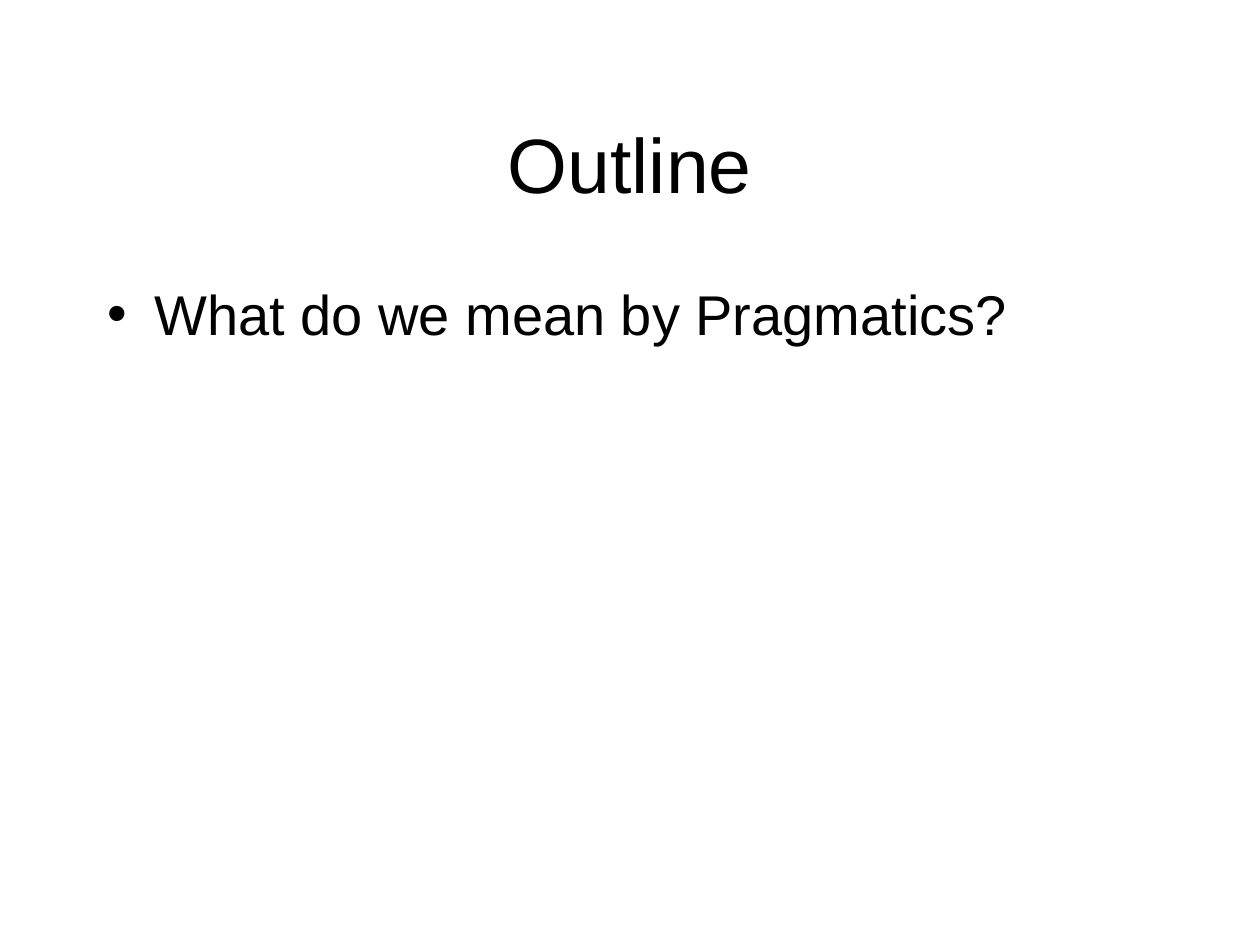
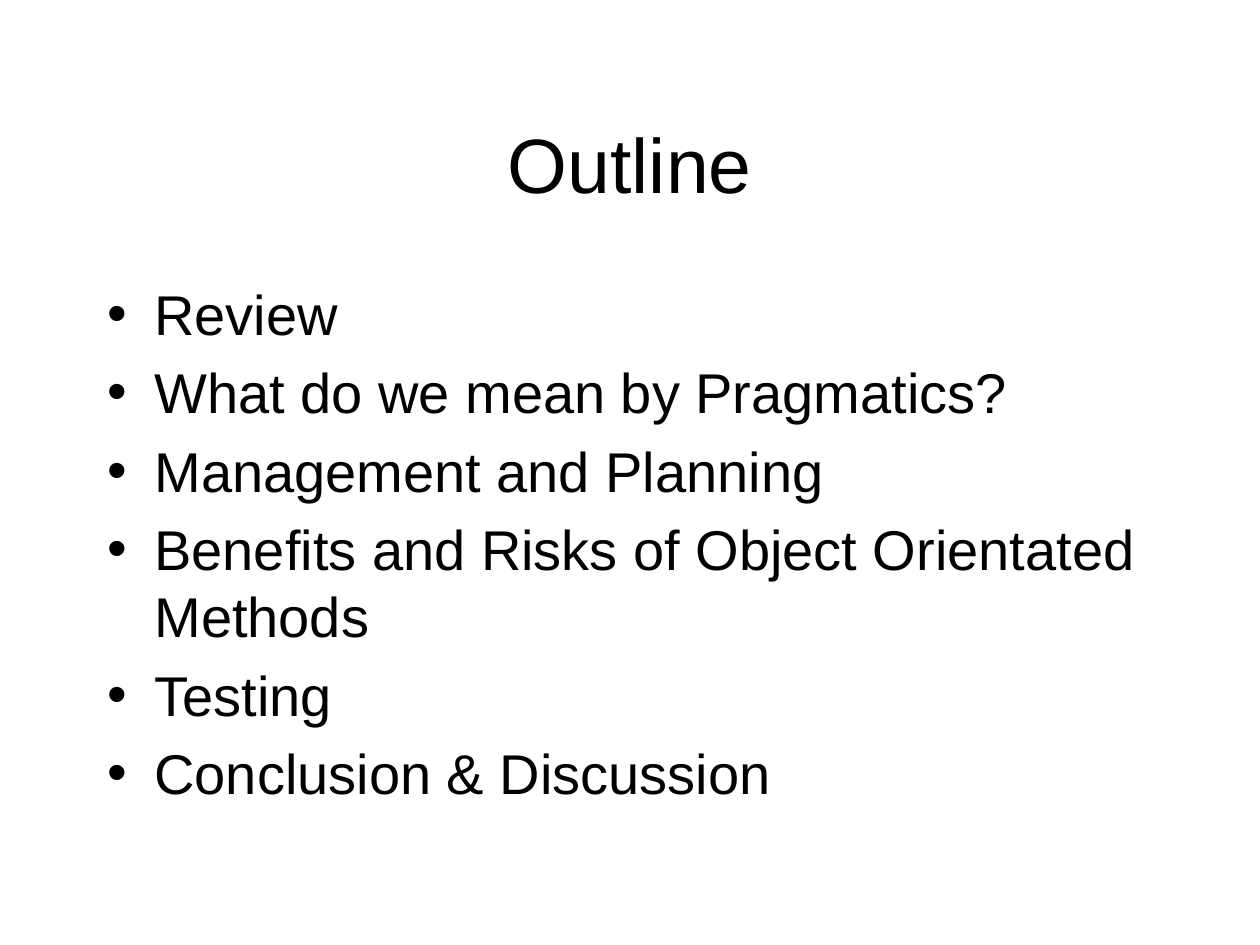
Before and after one commit to octaviordz/zjnu2017.github.io, a slide deck: slide 15 of OOAD/lectures/090--Pragmatics.pptx (slide 2 before the commit). Drawn at 1260x945 pixels with LibreOffice and Linux fonts; fonts in the diff are those of the drawing. Boxes give left, top, right and bottom in pixels: in the first picture for what was removed or moved away, otherwise in the second. Text is boxed around its words. In the diff, an @@ line names an element or a change of style, - is before the commit and + after.

```diff
--- a/OOAD/lectures/090--Pragmatics.pptx
+++ b/OOAD/lectures/090--Pragmatics.pptx
@@ text at [154,294,338,336]: paragraph added @@
+• Review
@@ text at [154,451,1134,795]: paragraphs added @@
+• Management and Planning
+• Benefits and Risks of Object Orientated Methods
+• Testing
+• Conclusion & Discussion
```
Also in this commit, not shown: 1 other slide changed, 48 slides added, 7 other files.
